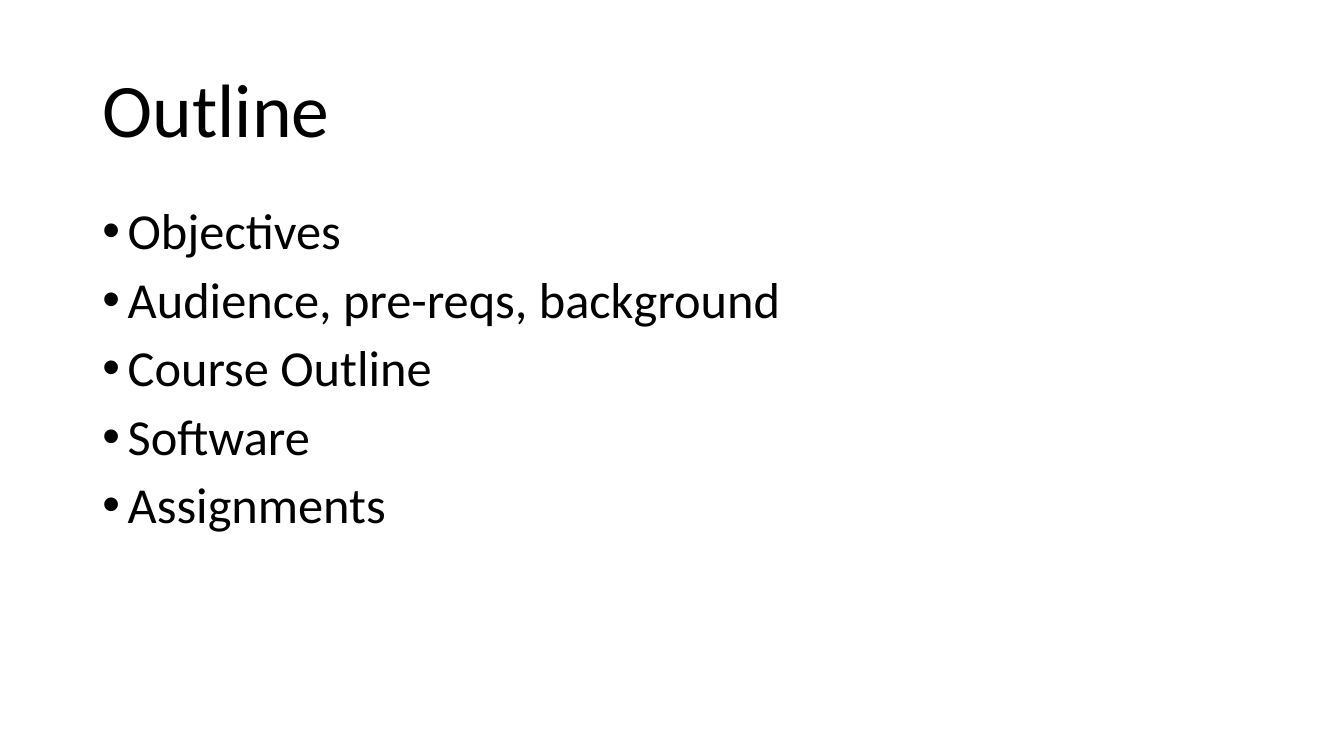
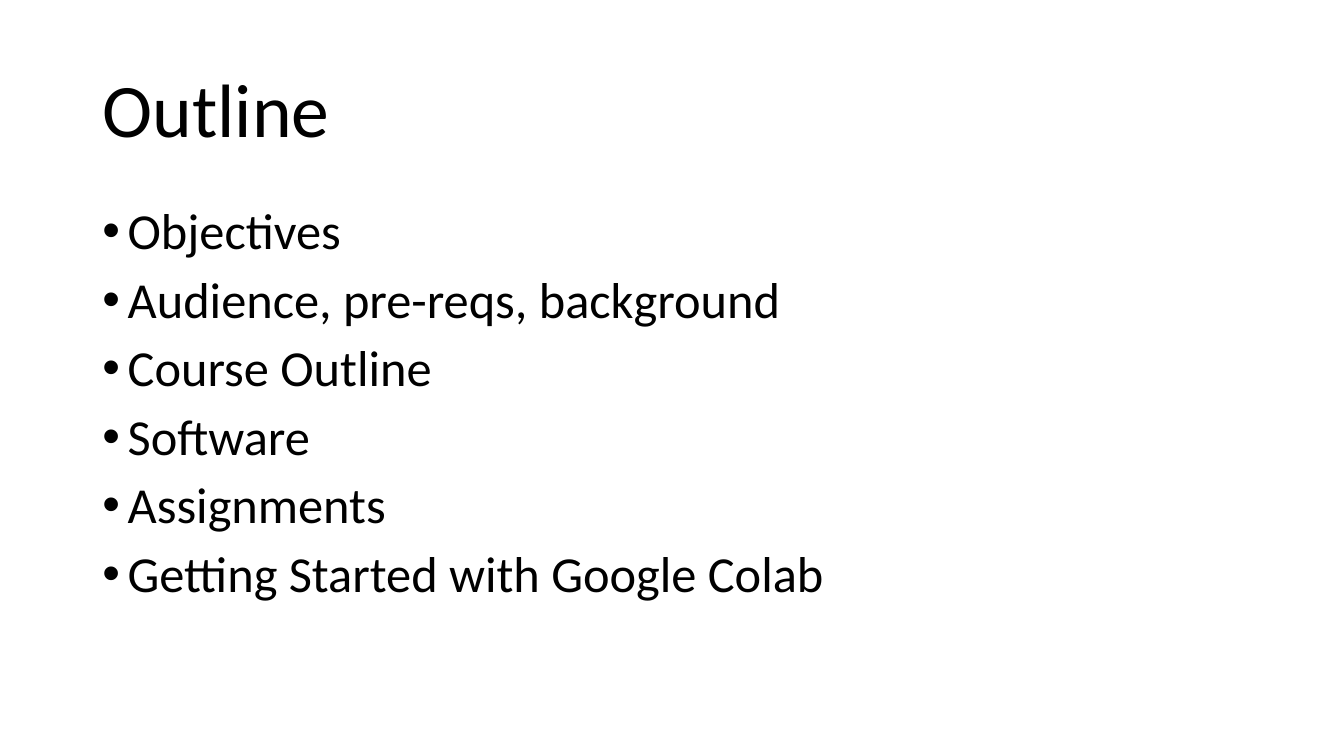
Before and after one commit to ochyzh/NetworkAnalysis, a slide deck: slide 3 of public/materials/Slides/Welcome.pptx. Drawn at 1344x756 pixels with LibreOffice and Linux fonts; fonts in the diff are those of the drawing. Boxes give left, top, right and bottom in pixels: in the first picture for what was removed or moved away, otherwise in the second. Text is boxed around its words. In the diff, an @@ line names an element or a change of style, - is before the commit and + after.

```diff
--- a/public/materials/Slides/Welcome.pptx
+++ b/public/materials/Slides/Welcome.pptx
@@ text at <box>128,557,824,601</box>: paragraph added @@
+• Getting Started with Google Colab
```
Also in this commit, not shown: 1 other slide changed, 5 slides added, 2 other files.
